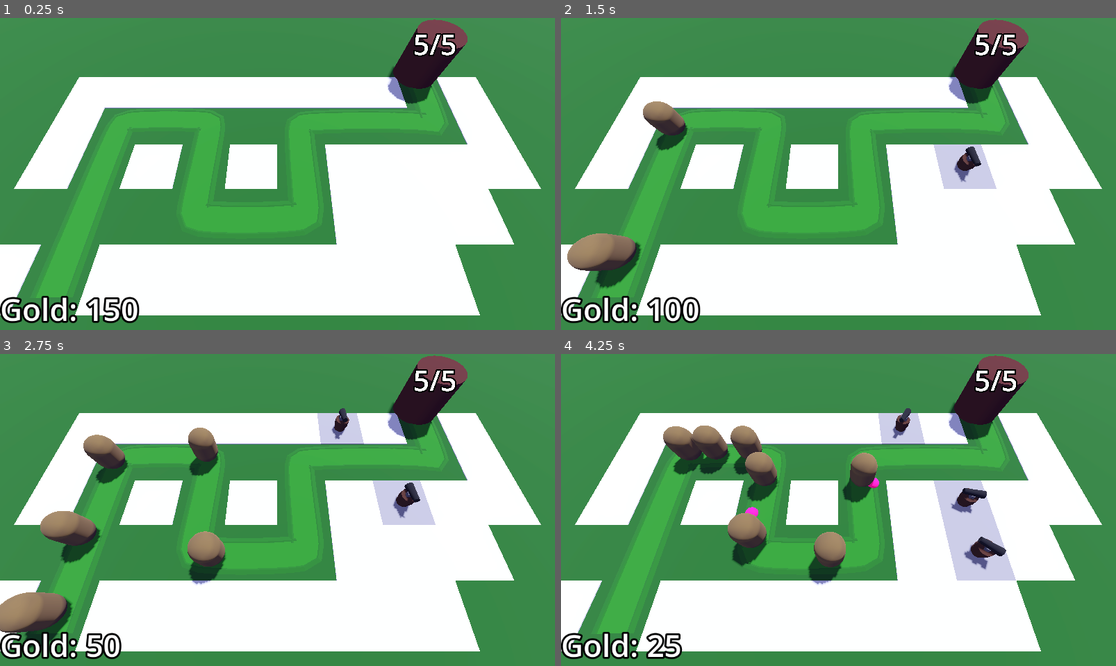
Above: before the commit, frames 1-4 (two rows, left to right).
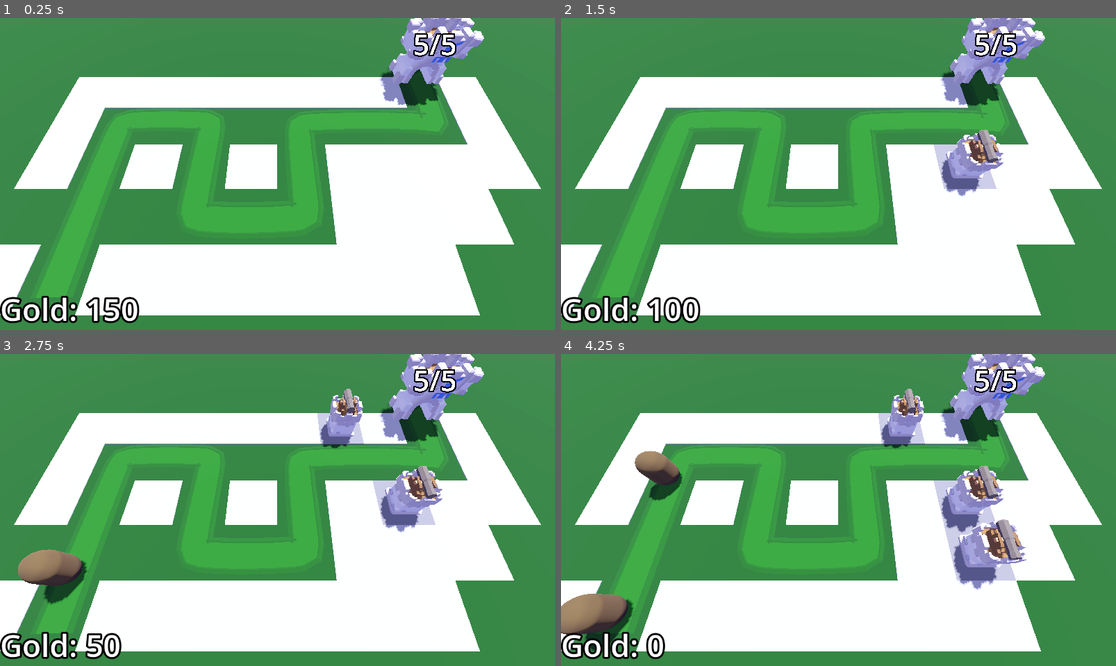
Above: after the commit, the same moments.

Repository: fbcs-hailey/Barbarian_blaster2
Game: Godot game, scene res://Base/base.tscn
Two runs of this game, one before a commit and one after it. Both use one fixed random seed, a clock stepped at 60 frames per second and the inputs below.
Inputs (mouse positions are in pixels of both pictures, inside the frame that each line leads up to):
- Up to frame 1 (0.25 s): no input
- Up to frame 2 (1.5 s): tap Enter at 0.5 s; move the mouse to (960, 158) at 0.52 s; click (960, 158) at 0.6 s; move the mouse to (727, 189) at 1.27 s; click (727, 189) at 1.35 s
- Up to frame 3 (2.75 s): move the mouse to (333, 441) at 2.02 s; click (333, 441) at 2.1 s
- Up to frame 4 (4.25 s): move the mouse to (810, 572) at 2.77 s; click (810, 572) at 2.85 s; move the mouse to (1005, 556) at 3.52 s; click (1005, 556) at 3.6 s

The runs differ from the first frame. In frame 1, 2.4% of the frame differs, in the area x 68-88%, y 0-29%; in frame 2, 6.2%; in frame 3, 11%; in frame 4, 14%, in the area x 0-88%, y 0-98%.

Commit message:
add turret

Diff:
--- a/Turret/turret.gd
+++ b/Turret/turret.gd
@@ -4,19 +4,23 @@
 @export var projectile:PackedScene
 var enemy_path:Path3D
 var target:Node3D
+
 @onready var animation_player: AnimationPlayer = $AnimationPlayer
+@onready var turret_base: Node3D = $TurretBase
+@onready var cannon: Node3D = $TurretBase/Canon/Cannon
+
 
 func _physics_process(delta: float) -> void:
 	target=find_best_target()
 	if target !=null:
-		look_at(target.global_position,Vector3.UP,true)
+		turret_base.look_at(target.global_position,Vector3.UP,true)
 
 func _on_timer_timeout() -> void:
 	if target !=null:
 		var new_projectile:=projectile.instantiate()
 		add_child(new_projectile)
-		new_projectile.global_position=global_position
-		new_projectile.direction=global_transform.basis.z
+		new_projectile.global_position=cannon.global_position
+		new_projectile.direction=cannon.global_transform.basis.z
 		animation_player.play('TurretMovement')
 
 func find_best_target()-> Enemy:
--- a/Turret/turret.tscn
+++ b/Turret/turret.tscn
@@ -1,39 +1,24 @@
-[gd_scene load_steps=14 format=3 uid="uid://t4ft8hd3vqp6"]
+[gd_scene format=3 uid="uid://t4ft8hd3vqp6"]
 
 [ext_resource type="Script" uid="uid://q2bg1iud121t" path="res://Turret/turret.gd" id="1_5kpma"]
 [ext_resource type="PackedScene" uid="uid://dcb1nmqt0yxq7" path="res://Turret/projectile.tscn" id="2_djkev"]
+[ext_resource type="PackedScene" uid="uid://d4mh3ap7n3m76" path="res://asstes/Cannon.glb" id="3_r754r"]
+[ext_resource type="PackedScene" uid="uid://os1xhc8ynmx6" path="res://asstes/TurretBase.glb" id="4_2avlq"]
 
-[sub_resource type="StandardMaterial3D" id="StandardMaterial3D_cb20n"]
-albedo_color = Color(0.18110615, 0.08980579, 1.3235956e-07, 1)
-
-[sub_resource type="CylinderMesh" id="CylinderMesh_cb20n"]
-material = SubResource("StandardMaterial3D_cb20n")
-height = 1.0
-
-[sub_resource type="StandardMaterial3D" id="StandardMaterial3D_5kpma"]
-albedo_color = Color(0.18110615, 0.08980579, 1.3235956e-07, 1)
-
-[sub_resource type="CylinderMesh" id="CylinderMesh_5kpma"]
-material = SubResource("StandardMaterial3D_5kpma")
-top_radius = 0.6
-bottom_radius = 0.6
-height = 0.5
-
-[sub_resource type="StandardMaterial3D" id="StandardMaterial3D_djkev"]
-albedo_color = Color(0.2520276, 0.25202766, 0.25202763, 1)
-
-[sub_resource type="BoxMesh" id="BoxMesh_ttsi1"]
-material = SubResource("StandardMaterial3D_djkev")
-size = Vector3(0.6, 0.3, 0.3)
-
-[sub_resource type="StandardMaterial3D" id="StandardMaterial3D_r754r"]
-albedo_color = Color(0.03, 0.03, 0.03, 1)
-
-[sub_resource type="CylinderMesh" id="CylinderMesh_2avlq"]
-material = SubResource("StandardMaterial3D_r754r")
-top_radius = 0.2
-bottom_radius = 0.3
-height = 1.5
+[sub_resource type="Animation" id="Animation_ttsi1"]
+length = 0.001
+tracks/0/type = "value"
+tracks/0/imported = false
+tracks/0/enabled = true
+tracks/0/path = NodePath("TurretBase/Canon:rotation")
+tracks/0/interp = 1
+tracks/0/loop_wrap = true
+tracks/0/keys = {
+"times": PackedFloat32Array(0),
+"transitions": PackedFloat32Array(1),
+"update": 0,
+"values": [Vector3(1.3700835, 0, 0)]
+}
 
 [sub_resource type="Animation" id="Animation_djkev"]
 resource_name = "TurretMovement"
@@ -51,53 +36,31 @@
 "values": [Vector3(1.3700835, 0, 0), Vector3(1.4982256, 0, 0)]
 }
 
-[sub_resource type="Animation" id="Animation_ttsi1"]
-length = 0.001
-tracks/0/type = "value"
-tracks/0/imported = false
-tracks/0/enabled = true
-tracks/0/path = NodePath("TurretBase/Canon:rotation")
-tracks/0/interp = 1
-tracks/0/loop_wrap = true
-tracks/0/keys = {
-"times": PackedFloat32Array(0),
-"transitions": PackedFloat32Array(1),
-"update": 0,
-"values": [Vector3(1.3700835, 0, 0)]
-}
-
 [sub_resource type="AnimationLibrary" id="AnimationLibrary_r754r"]
 _data = {
 &"RESET": SubResource("Animation_ttsi1"),
 &"TurretMovement": SubResource("Animation_djkev")
 }
 
-[node name="Turret" type="Node3D"]
+[node name="Turret" type="Node3D" unique_id=686681716]
 script = ExtResource("1_5kpma")
 projectile = ExtResource("2_djkev")
 
-[node name="TurretBase" type="MeshInstance3D" parent="."]
+[node name="TurretBase2" parent="." unique_id=1947565721 instance=ExtResource("4_2avlq")]
+
+[node name="TurretBase" type="Node3D" parent="." unique_id=695106047]
 transform = Transform3D(1, 0, 0, 0, 1, 0, 0, 0, 1, 0, 0.5, 0)
-mesh = SubResource("CylinderMesh_cb20n")
 
-[node name="TurretTop" type="MeshInstance3D" parent="TurretBase"]
-transform = Transform3D(1, 0, 0, 0, 1, 0, 0, 0, 1, 0, 0.3, 0)
-mesh = SubResource("CylinderMesh_5kpma")
+[node name="Canon" type="Node3D" parent="TurretBase" unique_id=642475737]
+transform = Transform3D(1, 0, 0, 0, 0.19936793, -0.9799246, 0, 0.9799246, 0.19936793, 0, 0.9305744, 0)
 
-[node name="Stand" type="MeshInstance3D" parent="TurretBase"]
-transform = Transform3D(1, 0, 0, 0, 1, 0, 0, 0, 1, 0, 0.69963145, 0)
-mesh = SubResource("BoxMesh_ttsi1")
+[node name="Cannon" parent="TurretBase/Canon" unique_id=1941601448 instance=ExtResource("3_r754r")]
+transform = Transform3D(1, 0, 0, 0, 0.19936796, 0.97992474, 0, -0.97992474, 0.19936796, 0, 0.13965777, -0.68644)
 
-[node name="Canon" type="MeshInstance3D" parent="TurretBase"]
-transform = Transform3D(1, 0, 0, 0, 0.19936793, -0.9799246, 0, 0.9799246, 0.19936793, 0, 0.9305744, 0)
-mesh = SubResource("CylinderMesh_2avlq")
-
-[node name="Timer" type="Timer" parent="."]
+[node name="Timer" type="Timer" parent="." unique_id=1991246314]
 autostart = true
 
-[node name="AnimationPlayer" type="AnimationPlayer" parent="."]
-libraries = {
-&"": SubResource("AnimationLibrary_r754r")
-}
+[node name="AnimationPlayer" type="AnimationPlayer" parent="." unique_id=1205274865]
+libraries/ = SubResource("AnimationLibrary_r754r")
 
 [connection signal="timeout" from="Timer" to="." method="_on_timer_timeout"]
--- a/home/home.gd
+++ b/home/home.gd
@@ -17,7 +17,6 @@
 @onready var label_3d: Label3D = $Label3D
 
 func _ready() -> void:
-	#Engine.time_scale=5
 	health=max_health
 
 func take_damage()-> void:
--- a/home/home.tscn
+++ b/home/home.tscn
@@ -1,21 +1,14 @@
-[gd_scene load_steps=3 format=3 uid="uid://cxk5grgwcrjno"]
+[gd_scene format=3 uid="uid://cxk5grgwcrjno"]
 
 [ext_resource type="Script" uid="uid://cu4jk0yb51fst" path="res://home/home.gd" id="1_eg57e"]
+[ext_resource type="PackedScene" uid="uid://cs52yf058b8wi" path="res://asstes/Base.glb" id="2_2lk2h"]
 
-[sub_resource type="StandardMaterial3D" id="StandardMaterial3D_0m7nb"]
-albedo_color = Color(0.20068109, 0.055270232, 0, 1)
-
-[node name="Home(base)" type="Node3D" groups=["home"]]
+[node name="Home(base)" type="Node3D" unique_id=588921536 groups=["home"]]
 script = ExtResource("1_eg57e")
 
-[node name="CSGCylinder3D" type="CSGCylinder3D" parent="."]
-transform = Transform3D(1, 0, 0, 0, 1, 0, 0, 0, 1, 0, 2, 0)
-radius = 2.0
-height = 4.0
-sides = 64
-material = SubResource("StandardMaterial3D_0m7nb")
+[node name="Base" parent="." unique_id=1011588744 instance=ExtResource("2_2lk2h")]
 
-[node name="Label3D" type="Label3D" parent="."]
+[node name="Label3D" type="Label3D" parent="." unique_id=694409005]
 transform = Transform3D(1, 0, 0, 0, 1, 0, 0, 0, 1, 0, 3.1351676, 0)
 billboard = 1
 no_depth_test = true
--- a/manager/difficulty_manager.gd
+++ b/manager/difficulty_manager.gd
@@ -8,7 +8,6 @@
 signal stop_spawning_enemies
 
 func _ready() -> void:
-	Engine.time_scale=3
 	timer.start(game_length)
 
 func _process(delta: float) -> void:
Binary file added: asstes/Base.glb
Not shown, added: asstes/Base.glb.import
Binary file added: asstes/Base_Castle-metallic.png-Castle-roughness.png
Not shown, added: asstes/Base_Castle-metallic.png-Castle-roughness.png.import
Binary file added: asstes/Base_castle-colour-palette.png
Not shown, added: asstes/Base_castle-colour-palette.png.import
Binary file added: asstes/Cannon.glb
Not shown, added: asstes/Cannon.glb.import
Binary file added: asstes/Cannon_Castle-metallic.png-Castle-roughness.png
Not shown, added: asstes/Cannon_Castle-metallic.png-Castle-roughness.png.import
Binary file added: asstes/Cannon_castle-colour-palette.png
Not shown, added: asstes/Cannon_castle-colour-palette.png.import
(and 18 more such lines)
